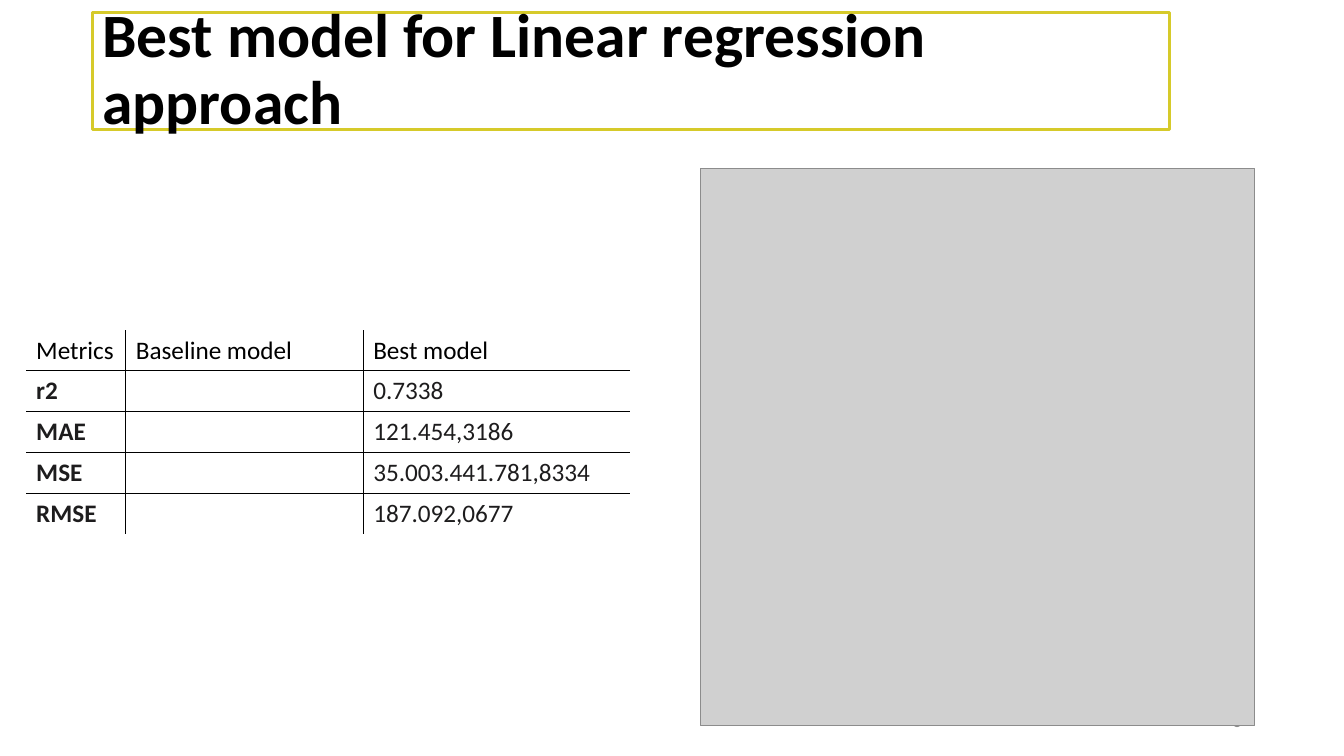
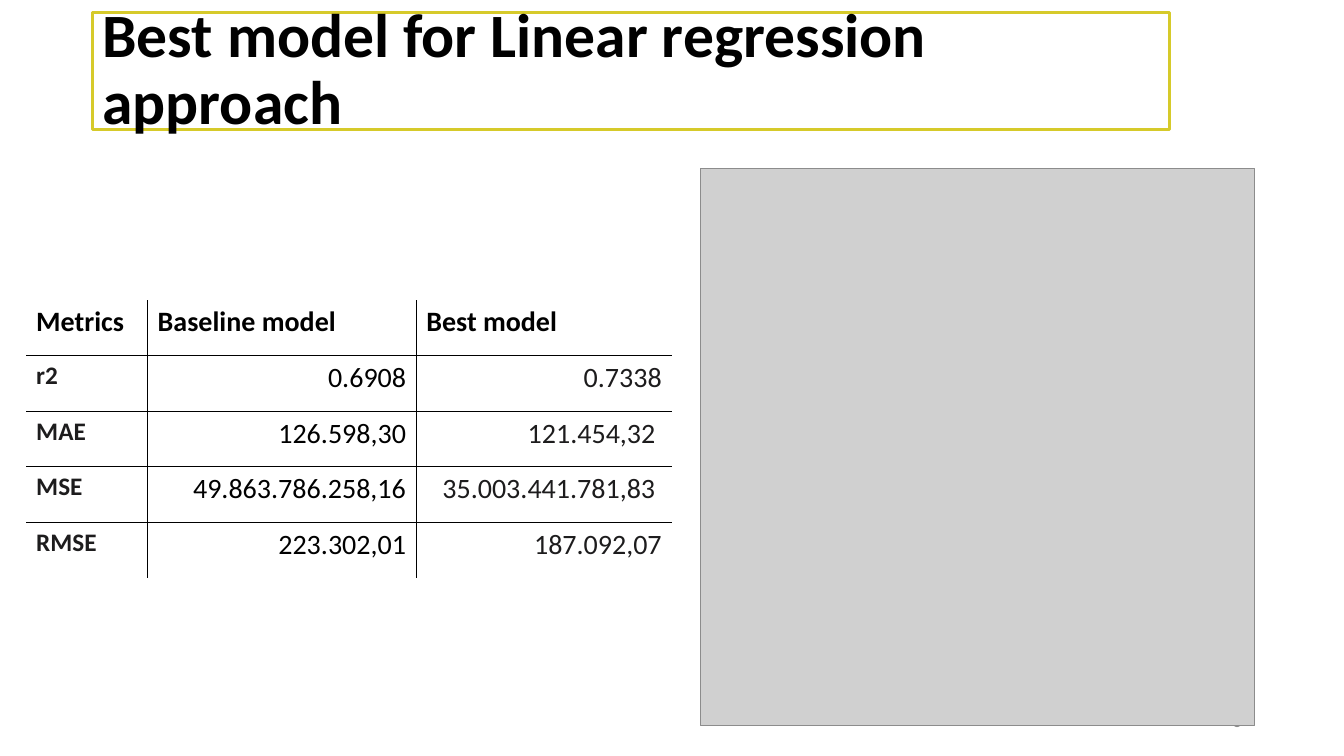
Before and after one commit to federicariva/MidbootcampProject, a slide deck: slide 8 of deliverables/Project_presentation.pptx. Drawn at 1344x756 pixels with LibreOffice and Linux fonts; fonts in the diff are those of the drawing; grey boxes stand for pictures; background and template pictures are left out. Boxes give left, top, right and bottom in pixels: in the first picture for what was removed or moved away, otherwise in the second. Text is boxed around its words. In the diff, an @@ line names an element or a change of style, - is before the commit and + after.

```diff
--- a/deliverables/Project_presentation.pptx
+++ b/deliverables/Project_presentation.pptx
@@ table at [26, 300, 673, 579] @@
-row 2, column 2: 
+row 2, column 2: 0.6908
-row 3, column 2: 
+row 3, column 2: 126.598,30
-row 3, column 3: 121.454,3186
+row 3, column 3: 121.454,32
-row 4, column 2: 
+row 4, column 2: 49.863.786.258,16
-row 4, column 3: 35.003.441.781,8334
+row 4, column 3: 35.003.441.781,83
-row 5, column 2: 
+row 5, column 2: 223.302,01
-row 5, column 3: 187.092,0677
+row 5, column 3: 187.092,07
@@ size 18 to 20 pt in "Metrics", "Baseline model", "Best model", "0.7338" @@
@@ bold on in "Metrics", "Baseline model", "Best model" @@
@@ alignment left to right @@
@@ table: place and size @@
-table at [26, 330, 631, 534]
+table at [26, 300, 673, 579]
```
Also in this commit, not shown: 11 other slides changed, 1 slide removed, 1 other file.
